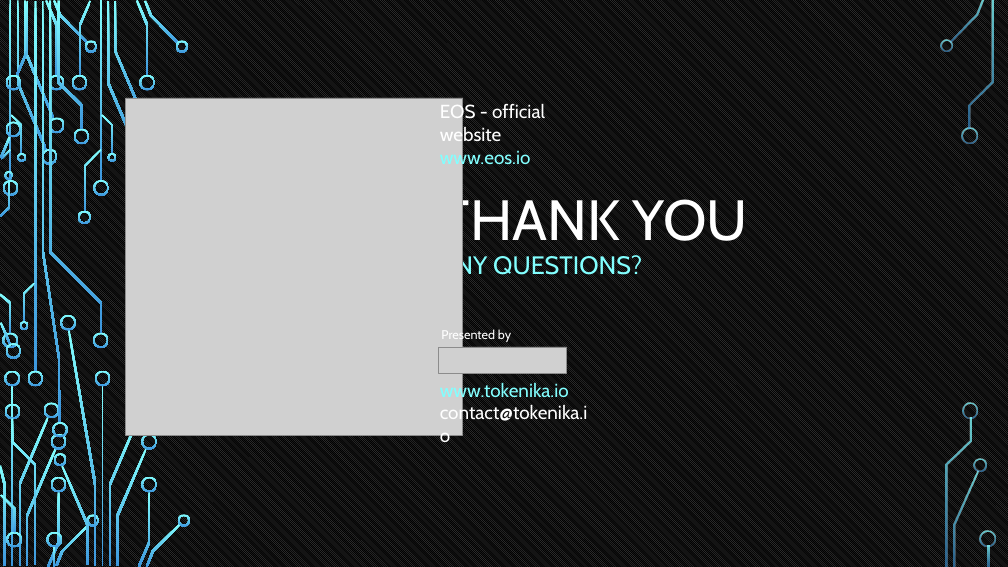
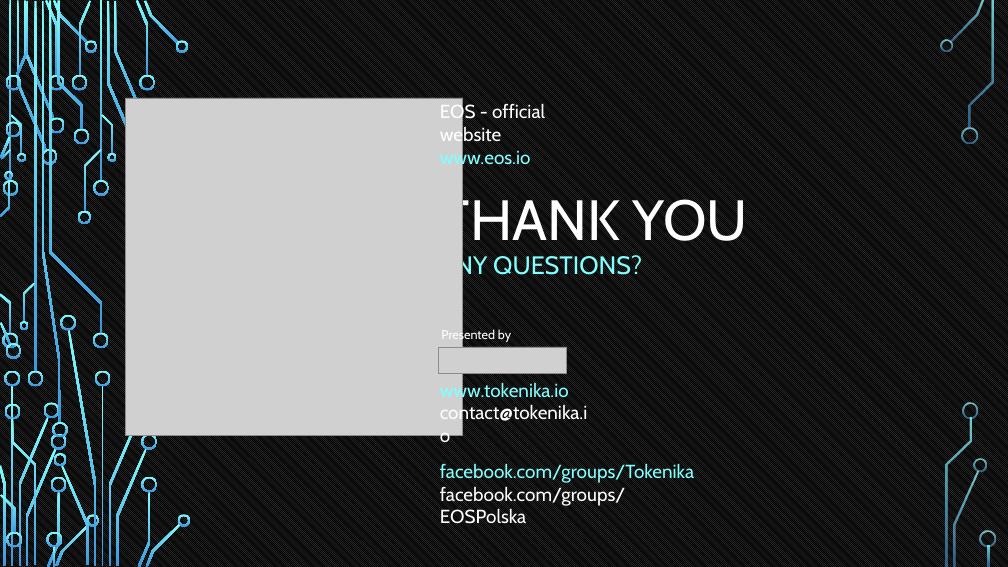
Before and after one commit to tokenika/tokenika.github.io, a slide deck: slide 36 of WarsawBlock(3).pptx. Drawn at 1008x567 pixels with LibreOffice and Linux fonts; fonts in the diff are those of the drawing; grey boxes stand for pictures. Boxes give left, top, right and bottom in pixels: in the first picture for what was removed or moved away, otherwise in the second. Text is boxed around its words. In the diff, an @@ line names an element or a change of style, - is before the commit and + after.

```diff
--- a/WarsawBlock(3).pptx
+++ b/WarsawBlock(3).pptx
@@ text added at [440,463,694,524], 18 pt, text #FFFFFF @@
+facebook.com/groups/Tokenika
+facebook.com/groups/EOSPolska
```
Also in this commit, not shown: 2 other slides changed, 1 other file.
